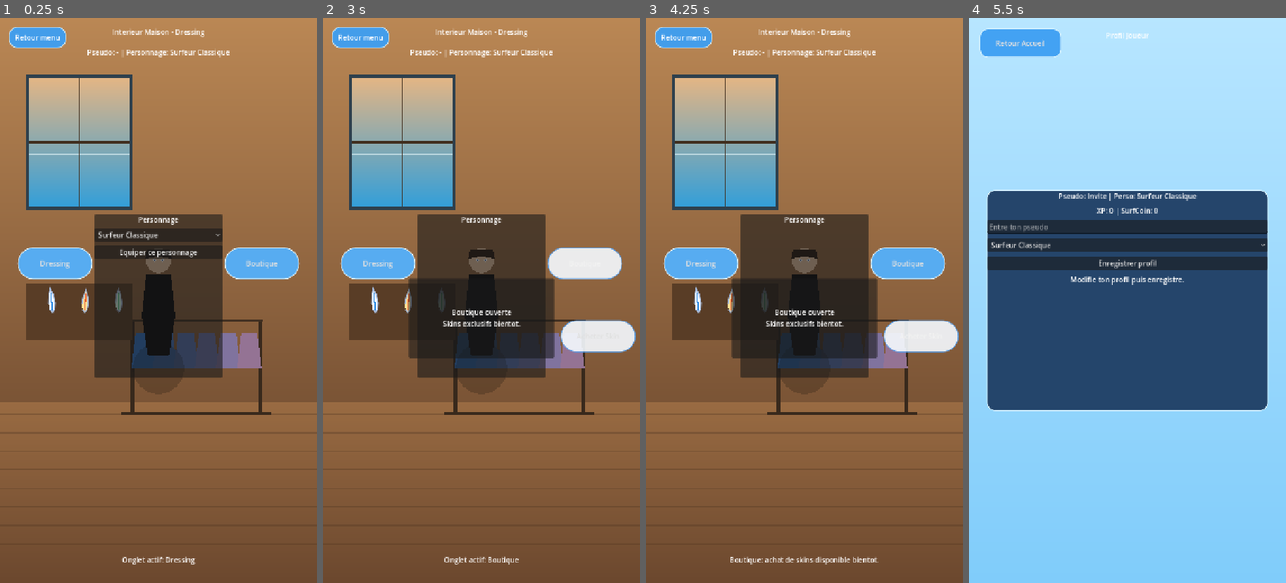
Above: before the commit, frames 1-4 (left to right).
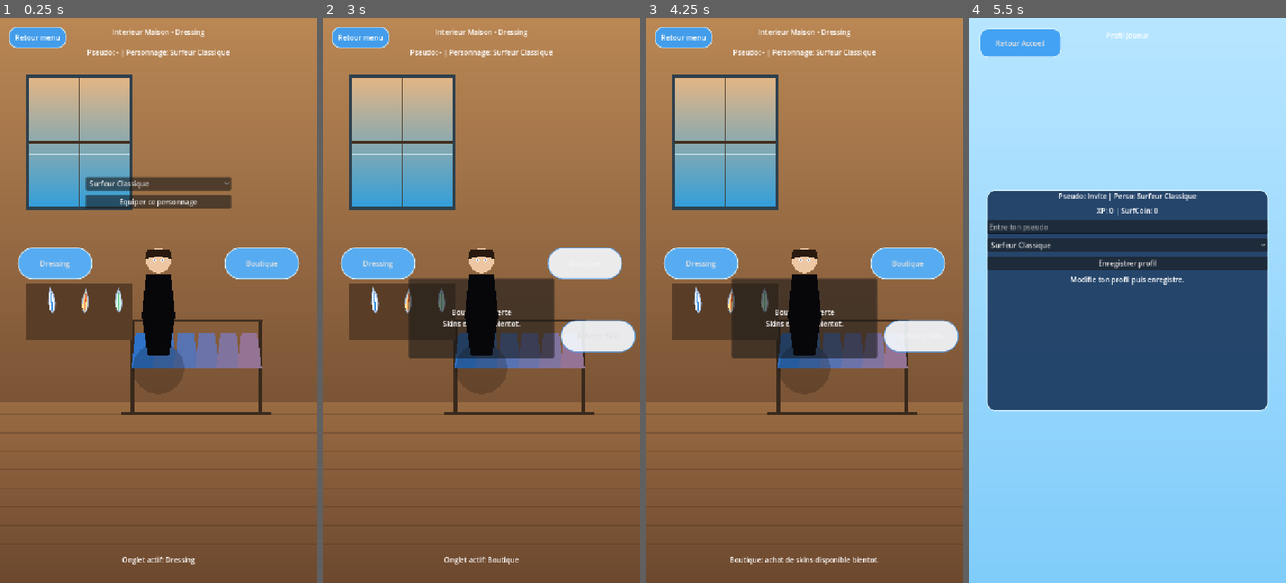
Above: after the commit, the same moments.

Repository: ClemL06/SurfGame
Game: Godot game, scene res://scenes/ui/ShopDressing.tscn
Same seed, same stepped clock (60 frames per second), same inputs: the game is played once before the commit and once after it. This scene is started directly instead of the project's main scene.
Inputs (mouse positions are in pixels of both pictures, inside the frame that each line leads up to):
- Up to frame 1 (0.25 s): no input
- Up to frame 2 (3 s): click "Surfeur Classique" at 0.5 s; click "Equiper ce personnage" at 1.25 s; click "Dressing" at 2 s; click "Boutique" at 2.75 s
- Up to frame 3 (4.25 s): click "Acheter Skin" at 3.5 s
- Up to frame 4 (5.5 s): click "Retour menu" at 4.25 s; click (1146, 362) at 5 s

The runs differ from the first frame. In frame 1, 12% of the frame differs, in the area x 26-74%, y 28-64%; in frame 2, 9.0%; in frame 3, 9.0%; in frame 4, nothing differs.

Commit message:
Dressing shopping

Diff:
--- a/nouveau-projet-de-jeu/scenes/ui/ShopDressing.tscn
+++ b/nouveau-projet-de-jeu/scenes/ui/ShopDressing.tscn
@@ -1,6 +1,7 @@
 [gd_scene format=3]
 
 [ext_resource type="Script" path="res://scripts/ui/shop_dressing.gd" id="1"]
+[ext_resource type="Script" path="res://scripts/ui/character_front.gd" id="2"]
 
 [sub_resource type="StyleBoxFlat" id="StyleBoxFlat_bubble"]
 bg_color = Color(0.96, 0.98, 1, 0.9)
@@ -82,32 +83,24 @@
 text = "Pseudo: - | Personnage: -"
 horizontal_alignment = 1
 
-[node name="CenterCharacter" type="PanelContainer" parent="."]
-layout_mode = 1
-anchors_preset = 8
-anchor_left = 0.5
-anchor_top = 0.5
-anchor_right = 0.5
-anchor_bottom = 0.5
-offset_left = -145.0
-offset_top = -195.0
-offset_right = 145.0
-offset_bottom = 175.0
-
-[node name="CenterVBox" type="VBoxContainer" parent="CenterCharacter"]
+[node name="CharacterUI" type="VBoxContainer" parent="."]
+layout_mode = 1
+anchors_preset = 8
+anchor_left = 0.5
+anchor_top = 0.5
+anchor_right = 0.5
+anchor_bottom = 0.5
+offset_left = -165.0
+offset_top = -280.0
+offset_right = 165.0
+offset_bottom = -160.0
+theme_override_constants/separation = 10
+
+[node name="CharacterOption" type="OptionButton" parent="CharacterUI"]
+unique_name_in_owner = true
 layout_mode = 2
-theme_override_constants/separation = 8
-
-[node name="CenterLabel" type="Label" parent="CenterCharacter/CenterVBox"]
-layout_mode = 2
-text = "Personnage"
-horizontal_alignment = 1
-
-[node name="CharacterOption" type="OptionButton" parent="CenterCharacter/CenterVBox"]
-unique_name_in_owner = true
-layout_mode = 2
-
-[node name="SaveCharacterButton" type="Button" parent="CenterCharacter/CenterVBox"]
+
+[node name="SaveCharacterButton" type="Button" parent="CharacterUI"]
 unique_name_in_owner = true
 layout_mode = 2
 text = "Equiper ce personnage"
@@ -211,3 +204,13 @@
 offset_bottom = -22.0
 text = "Choisis un onglet bulle autour du personnage central."
 horizontal_alignment = 1
+
+[node name="CharacterFront" type="Control" parent="."]
+layout_mode = 3
+anchors_preset = 15
+anchor_right = 1.0
+anchor_bottom = 1.0
+z_index = 50
+z_as_relative = false
+mouse_filter = 2
+script = ExtResource("2")
--- /dev/null
+++ b/nouveau-projet-de-jeu/scripts/ui/character_front.gd
@@ -0,0 +1,204 @@
+extends Control
+
+@export var center_y_ratio: float = 0.52
+
+func _ready() -> void:
+	set_process(true)
+
+func _process(_delta: float) -> void:
+	queue_redraw()
+
+func _draw() -> void:
+	var size: Vector2 = get_viewport_rect().size
+	if size.x <= 0.0 or size.y <= 0.0:
+		return
+
+	var hero_center := Vector2(size.x * 0.5, size.y * center_y_ratio)
+	_draw_central_character(hero_center)
+
+func _draw_central_character(center: Vector2) -> void:
+	# 0: homme (Surfeur Classique), 1: femme (Surfeuse Pro), 2: Rider Neon, 3: Water Ninja, autres: fallback
+	var idx: int = GameManager.selected_character_index
+	if idx == 1:
+		_draw_central_surfer_female(center)
+	elif idx == 2:
+		_draw_central_surfer_neon(center)
+	elif idx == 3:
+		_draw_central_surfer_water_ninja(center)
+	else:
+		_draw_central_surfer_male(center)
+
+func _draw_central_surfer_water_ninja(center: Vector2) -> void:
+	# Water Ninja: bleu clair, skin indépendant.
+	draw_circle(center + Vector2(0.0, 128.0), 58.0, Color(0.05, 0.04, 0.03, 0.22))
+
+	var skin := Color(0.93, 0.78, 0.64)
+	var ninja_blue := Color(0.46, 0.90, 1.0)
+	var ninja_blue_dark := Color(0.14, 0.52, 0.78)
+	var ink := Color(0.03, 0.04, 0.06)
+
+	# Tête + cheveux courts.
+	draw_circle(center + Vector2(0.0, -116.0), 28.0, skin)
+	draw_colored_polygon(PackedVector2Array([
+		center + Vector2(-26.0, -142.0),
+		center + Vector2(26.0, -142.0),
+		center + Vector2(30.0, -126.0),
+		center + Vector2(0.0, -132.0),
+		center + Vector2(-30.0, -126.0)
+	]), Color(0.12, 0.10, 0.12))
+	draw_circle(center + Vector2(-9.0, -117.0), 3.3, Color(1, 1, 1))
+	draw_circle(center + Vector2(9.0, -117.0), 3.3, Color(1, 1, 1))
+	draw_circle(center + Vector2(-8.0, -116.0), 1.5, Color(0.15, 0.28, 0.55))
+	draw_circle(center + Vector2(10.0, -116.0), 1.5, Color(0.15, 0.28, 0.55))
+
+	# Corps bleu clair.
+	draw_colored_polygon(PackedVector2Array([
+		center + Vector2(-26.0, -84.0),
+		center + Vector2(26.0, -84.0),
+		center + Vector2(36.0, 8.0),
+		center + Vector2(22.0, 100.0),
+		center + Vector2(-22.0, 100.0),
+		center + Vector2(-36.0, 8.0)
+	]), ninja_blue)
+
+	# Ceinture + jambières en bleu foncé.
+	draw_colored_polygon(PackedVector2Array([
+		center + Vector2(-14.0, -10.0),
+		center + Vector2(14.0, -10.0),
+		center + Vector2(14.0, 0.0),
+		center + Vector2(-14.0, 0.0)
+	]), ninja_blue_dark)
+	draw_circle(center + Vector2(0.0, -5.0), 2.2, ink)
+	draw_colored_polygon(PackedVector2Array([
+		center + Vector2(-10.0, 34.0),
+		center + Vector2(10.0, 34.0),
+		center + Vector2(10.0, 44.0),
+		center + Vector2(-10.0, 44.0)
+	]), ninja_blue_dark)
+
+func _draw_central_surfer_neon(center: Vector2) -> void:
+	# Rider Neon: combinaison jaune flashy + traits noirs (skin indépendant).
+	draw_circle(center + Vector2(0.0, 128.0), 58.0, Color(0.05, 0.04, 0.03, 0.22))
+
+	var skin := Color(0.93, 0.78, 0.64)
+	var neon_yellow := Color(1.0, 0.93, 0.10)
+	var stripe_black := Color(0.04, 0.04, 0.05)
+
+	# Tête + cheveux courts bruns.
+	draw_circle(center + Vector2(0.0, -116.0), 28.0, skin)
+	draw_colored_polygon(PackedVector2Array([
+		center + Vector2(-26.0, -142.0),
+		center + Vector2(26.0, -142.0),
+		center + Vector2(30.0, -126.0),
+		center + Vector2(0.0, -132.0),
+		center + Vector2(-30.0, -126.0)
+	]), Color(0.16, 0.10, 0.06))
+	draw_circle(center + Vector2(-9.0, -117.0), 3.3, Color(1, 1, 1))
+	draw_circle(center + Vector2(9.0, -117.0), 3.3, Color(1, 1, 1))
+	draw_circle(center + Vector2(-8.0, -116.0), 1.5, Color(0.15, 0.28, 0.55))
+	draw_circle(center + Vector2(10.0, -116.0), 1.5, Color(0.15, 0.28, 0.55))
+
+	# Corps (même silhouette mince) en jaune.
+	draw_colored_polygon(PackedVector2Array([
+		center + Vector2(-26.0, -84.0),
+		center + Vector2(26.0, -84.0),
+		center + Vector2(36.0, 8.0),
+		center + Vector2(22.0, 100.0),
+		center + Vector2(-22.0, 100.0),
+		center + Vector2(-36.0, 8.0)
+	]), neon_yellow)
+
+	# Traits noirs.
+	draw_colored_polygon(PackedVector2Array([
+		center + Vector2(-18.0, -52.0),
+		center + Vector2(18.0, -52.0),
+		center + Vector2(20.0, -44.0),
+		center + Vector2(-20.0, -44.0)
+	]), stripe_black)
+	draw_colored_polygon(PackedVector2Array([
+		center + Vector2(-14.0, -18.0),
+		center + Vector2(14.0, -18.0),
+		center + Vector2(16.0, -10.0),
+		center + Vector2(-16.0, -10.0)
+	]), stripe_black)
+	draw_colored_polygon(PackedVector2Array([
+		center + Vector2(-10.0, 34.0),
+		center + Vector2(10.0, 34.0),
+		center + Vector2(10.0, 42.0),
+		center + Vector2(-10.0, 42.0)
+	]), stripe_black)
+
+func _draw_central_surfer_female(center: Vector2) -> void:
+	# Ombre.
+	draw_circle(center + Vector2(0.0, 128.0), 56.0, Color(0.05, 0.04, 0.03, 0.22))
+
+	# Tête + cheveux bouclés.
+	var skin := Color(0.95, 0.81, 0.68)
+	draw_circle(center + Vector2(0.0, -116.0), 28.0, skin)
+	var hair_dark := Color(0.23, 0.14, 0.09)
+	var hair_light := Color(0.34, 0.22, 0.14)
+	for p in [
+		Vector2(-26.0, -130.0), Vector2(-14.0, -142.0), Vector2(0.0, -146.0), Vector2(14.0, -142.0), Vector2(26.0, -130.0),
+		Vector2(-30.0, -114.0), Vector2(30.0, -114.0),
+		Vector2(-24.0, -92.0), Vector2(24.0, -92.0),
+		Vector2(-12.0, -82.0), Vector2(12.0, -82.0)
+	]:
+		draw_circle(center + p, 10.0, hair_dark)
+	for p in [
+		Vector2(-18.0, -138.0), Vector2(18.0, -138.0),
+		Vector2(-32.0, -122.0), Vector2(32.0, -122.0),
+		Vector2(-26.0, -98.0), Vector2(26.0, -98.0)
+	]:
+		draw_circle(center + p, 6.5, hair_light)
+	draw_circle(center + Vector2(-9.0, -117.0), 3.3, Color(1, 1, 1))
+	draw_circle(center + Vector2(9.0, -117.0), 3.3, Color(1, 1, 1))
+	draw_circle(center + Vector2(-8.0, -116.0), 1.5, Color(0.15, 0.28, 0.55))
+	draw_circle(center + Vector2(10.0, -116.0), 1.5, Color(0.15, 0.28, 0.55))
+
+	# Combinaison (silhouette mince).
+	var wetsuit_main := Color(0.11, 0.14, 0.20)
+	var wetsuit_panel := Color(0.24, 0.65, 0.95)
+	draw_colored_polygon(PackedVector2Array([
+		center + Vector2(-26.0, -82.0),
+		center + Vector2(26.0, -82.0),
+		center + Vector2(36.0, 6.0),
+		center + Vector2(22.0, 98.0),
+		center + Vector2(-22.0, 98.0),
+		center + Vector2(-36.0, 6.0)
+	]), wetsuit_main)
+	draw_colored_polygon(PackedVector2Array([
+		center + Vector2(-11.0, -72.0),
+		center + Vector2(11.0, -72.0),
+		center + Vector2(16.0, 62.0),
+		center + Vector2(-16.0, 62.0)
+	]), wetsuit_panel)
+
+func _draw_central_surfer_male(center: Vector2) -> void:
+	# Ombre.
+	draw_circle(center + Vector2(0.0, 128.0), 58.0, Color(0.05, 0.04, 0.03, 0.22))
+
+	# Tete / cheveux (brun, courts).
+	var skin := Color(0.93, 0.78, 0.64)
+	draw_circle(center + Vector2(0.0, -116.0), 28.0, skin)
+	draw_colored_polygon(PackedVector2Array([
+		center + Vector2(-26.0, -140.0),
+		center + Vector2(26.0, -140.0),
+		center + Vector2(30.0, -120.0),
+		center + Vector2(0.0, -126.0),
+		center + Vector2(-30.0, -120.0)
+	]), Color(0.16, 0.10, 0.06))
+	draw_circle(center + Vector2(-9.0, -117.0), 3.3, Color(1, 1, 1))
+	draw_circle(center + Vector2(9.0, -117.0), 3.3, Color(1, 1, 1))
+	draw_circle(center + Vector2(-8.0, -116.0), 1.5, Color(0.15, 0.28, 0.55))
+	draw_circle(center + Vector2(10.0, -116.0), 1.5, Color(0.15, 0.28, 0.55))
+
+	# Combinaison full black + silhouette mince.
+	var wetsuit_main := Color(0.03, 0.03, 0.04)
+	draw_colored_polygon(PackedVector2Array([
+		center + Vector2(-28.0, -84.0),
+		center + Vector2(28.0, -84.0),
+		center + Vector2(38.0, 8.0),
+		center + Vector2(24.0, 100.0),
+		center + Vector2(-24.0, 100.0),
+		center + Vector2(-38.0, 8.0)
+	]), wetsuit_main)
--- a/nouveau-projet-de-jeu/scripts/ui/shop_dressing.gd
+++ b/nouveau-projet-de-jeu/scripts/ui/shop_dressing.gd
@@ -74,10 +74,6 @@
 	_draw_surfboard(Vector2(shelf.position.x + 60.0, shelf.position.y + 44.0), 0.75, -0.10, Color(0.93, 0.96, 1.0), Color(0.12, 0.51, 0.88))
 	_draw_surfboard(Vector2(shelf.position.x + 136.0, shelf.position.y + 46.0), 0.70, 0.06, Color(0.99, 0.87, 0.58), Color(0.91, 0.39, 0.20))
 	_draw_surfboard(Vector2(shelf.position.x + 212.0, shelf.position.y + 44.0), 0.72, -0.02, Color(0.84, 0.98, 0.90), Color(0.19, 0.70, 0.42))
-
-	# Personnage central (hero image).
-	var hero_center := Vector2(size.x * 0.5, size.y * 0.52)
-	_draw_central_character(hero_center)
 
 func _setup_character_choices() -> void:
 	character_option.clear()
Not shown, added: nouveau-projet-de-jeu/scripts/ui/character_front.gd.uid
